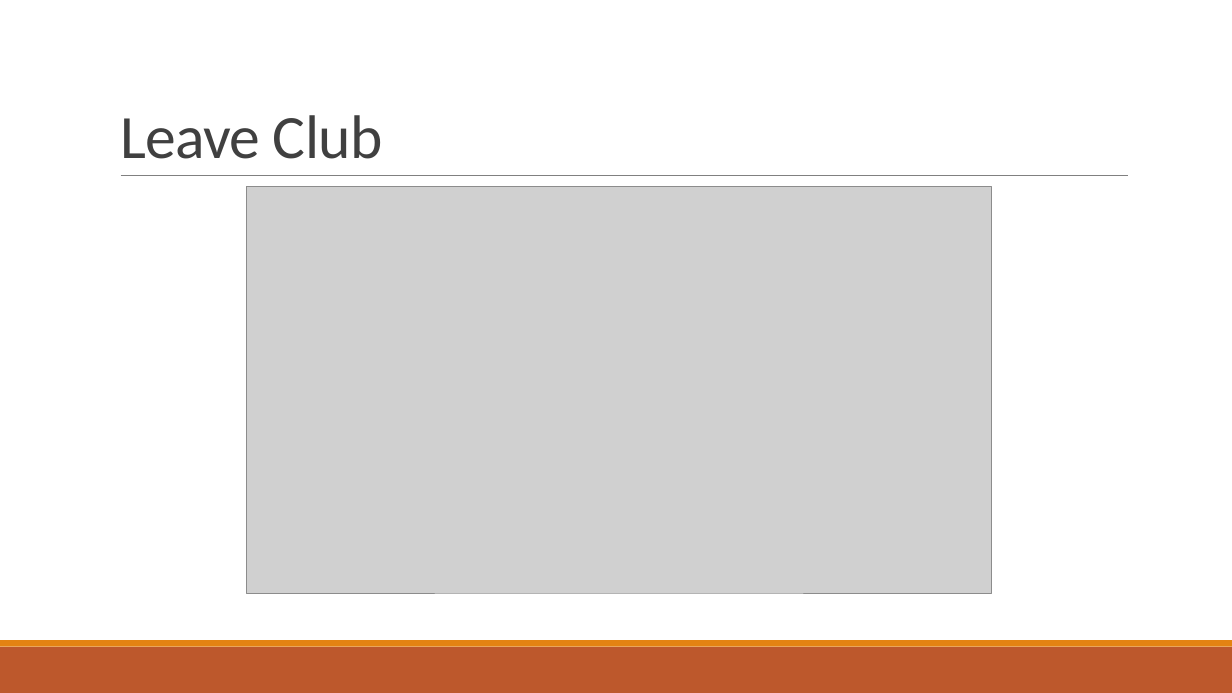
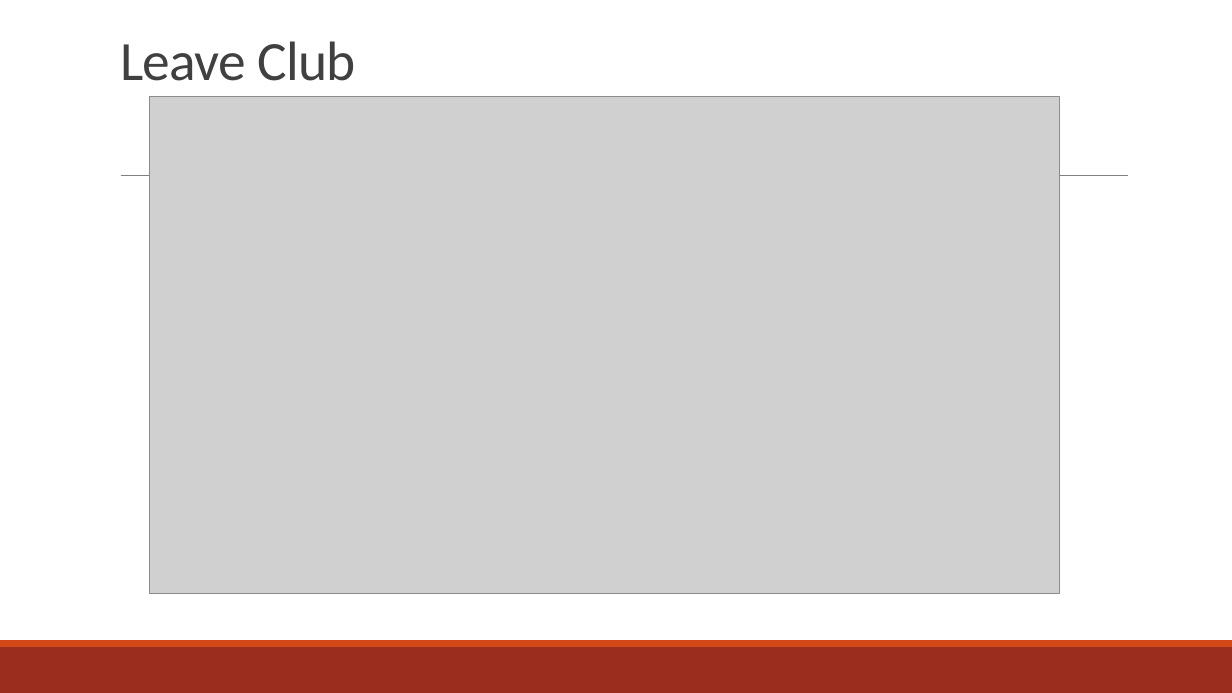
Before and after one commit to amgabriel45/CS495ClubStuff, a slide deck: slide 8 of Crimson Clubs (Design).pptx. Drawn at 1232x693 pixels with LibreOffice and Linux fonts; fonts in the diff are those of the drawing; grey boxes stand for pictures. Boxes give left, top, right and bottom in pixels: in the first picture for what was removed or moved away, otherwise in the second. Text is boxed around its words. In the diff, an @@ line names an element or a change of style, - is before the commit and + after.

Commit message:
Design Changes
Changed the color and made everything bigger so it should be able to be seen better during the presentation.

```diff
--- a/Crimson Clubs (Design).pptx
+++ b/Crimson Clubs (Design).pptx
@@ title "Leave Club" at <box>120,41,356,81</box>: size 48 to 43.2 pt @@
@@ picture: place and size @@
-picture at <box>247,187,991,593</box>
+picture at <box>150,97,1060,594</box>
@@ rectangle at <box>0,647,1232,693</box>: fill #BD582C to #9B2D1F @@
@@ rectangle at <box>0,640,1232,647</box>: fill #E48312 to #D34817 @@
```
Also in this commit, not shown: 11 other slides changed.
